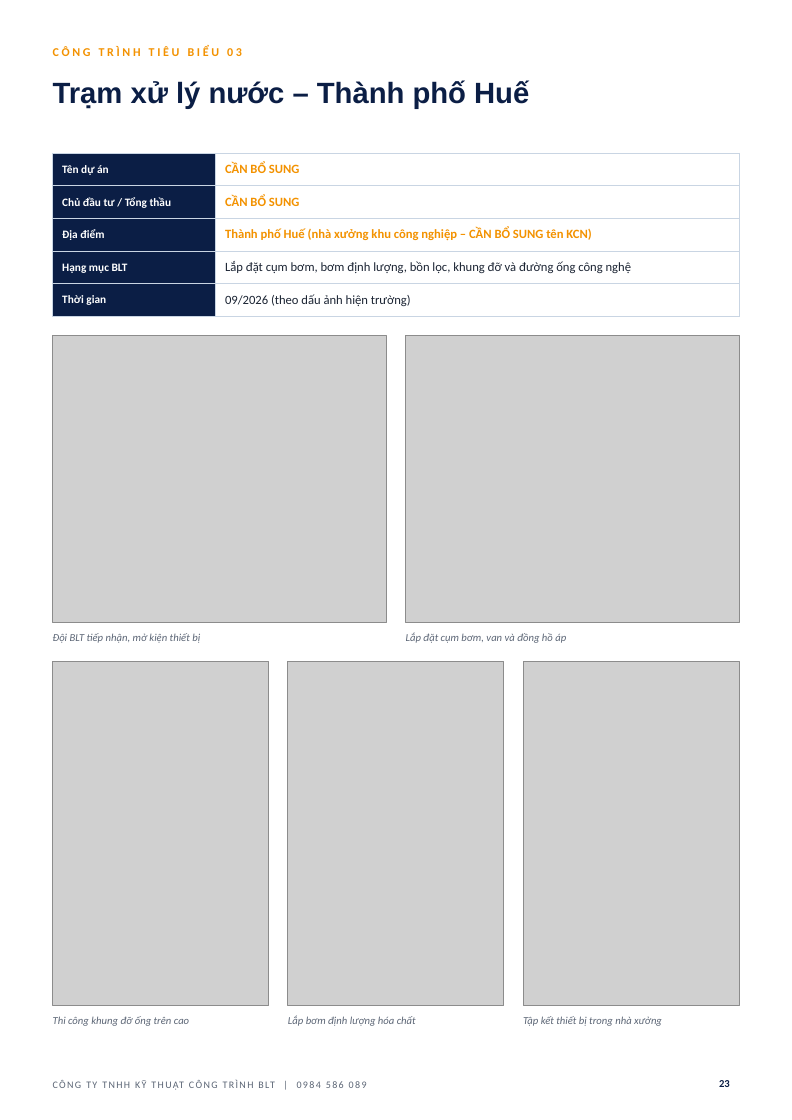
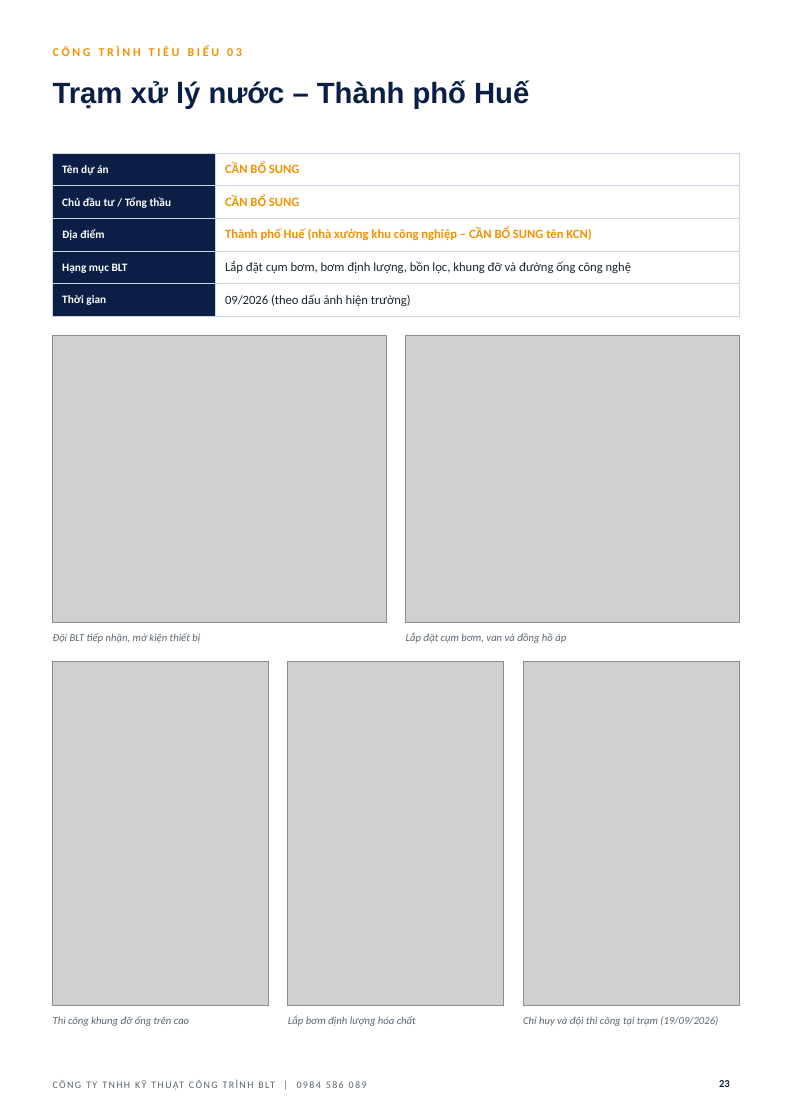
Before and after one commit to haquyenkl2-sys/C-NG-TY-CP-TH-NG-M-I-T-NG-H-P-MINH-PH-T, a slide deck: slide 23 of ho-so-nang-luc-BLT/HO_SO_NANG_LUC_BLT.pptx. Drawn at 792x1120 pixels with LibreOffice and Linux fonts; fonts in the diff are those of the drawing; grey boxes stand for pictures; background and template pictures are left out. Boxes give left, top, right and bottom in pixels: in the first picture for what was removed or moved away, otherwise in the second. Text is boxed around its words. In the diff, an @@ line names an element or a change of style, - is before the commit and + after.

```diff
--- a/ho-so-nang-luc-BLT/HO_SO_NANG_LUC_BLT.pptx
+++ b/ho-so-nang-luc-BLT/HO_SO_NANG_LUC_BLT.pptx
@@ text at box(523, 1016, 718, 1026): text changed @@
-Tập kết thiết bị trong nhà xưởng
+Chỉ huy và đội thi công tại trạm (19/09/2026)
```
Also in this commit, not shown: 2 other slides changed, 1 other file.
